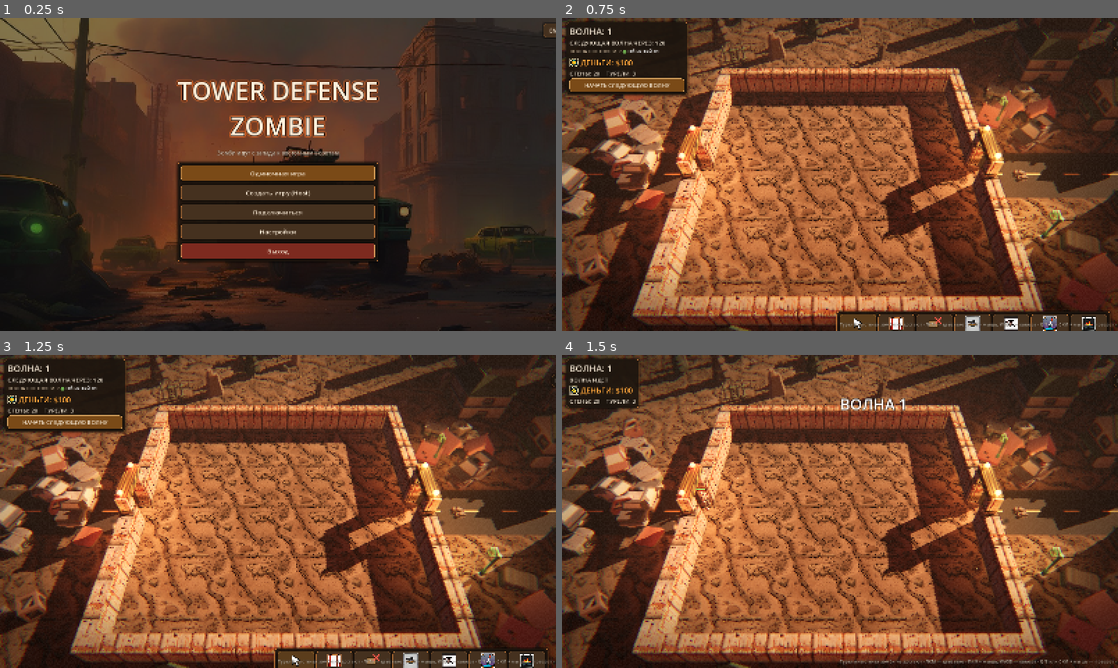
Above: before the commit, frames 1-4 (two rows, left to right).
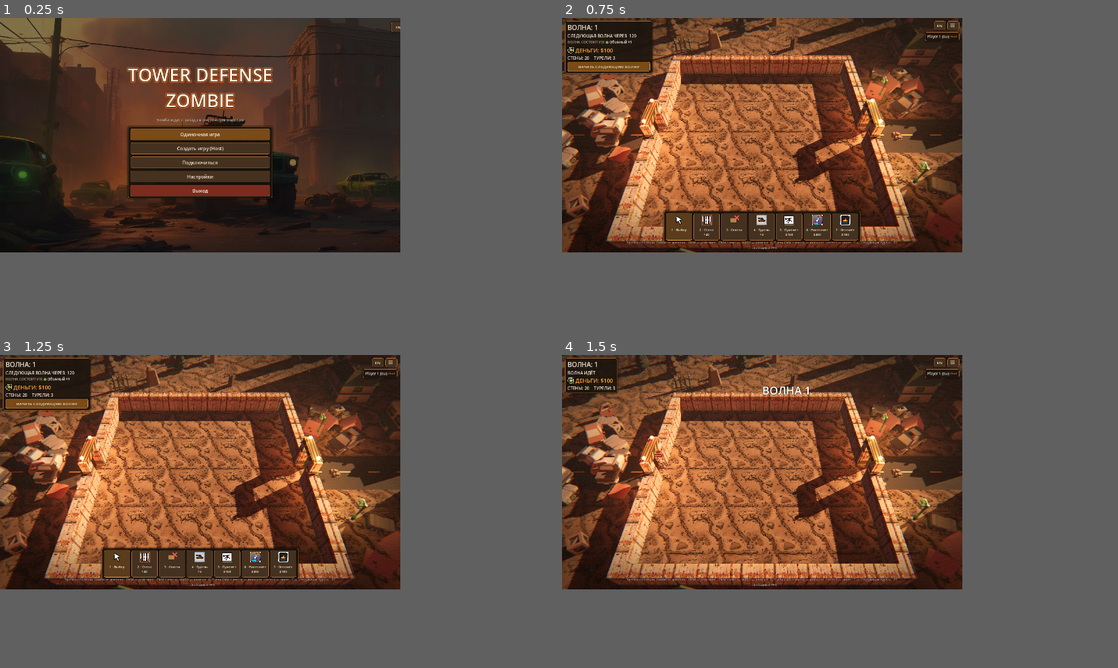
Above: after the commit, the same moments.

Repository: mapogep/tdz-godot
Game: Godot game, scene res://scenes/Main.tscn
Same seed, same stepped clock (60 frames per second), same inputs: the game is played once before the commit and once after it.
Inputs:
- Up to frame 1 (0.25 s): no input
- Up to frame 2 (0.75 s): click "Одиночная игра" at 0.5 s
- Up to frame 3 (1.25 s): no input
- Up to frame 4 (1.5 s): click "НАЧАТЬ СЛЕДУЮЩУЮ ВОЛНУ" at 1.25 s
The window is 800x450 before the commit and 576x337 after it. Grey fills any space a smaller window leaves; there, only what the larger window draws over its background counts as a difference.

The runs differ from the first frame. In frame 1, 74% of the frame differs, in the area x 0-100%, y 0-100%; in frame 2, 72%; in frame 3, 72%; in frame 4, 73%.

Commit message:
F11 fullscreen, HUD panels always on screen (grow directions, fit-to-window), min window size

Diff:
--- a/src/Main.gd
+++ b/src/Main.gd
@@ -29,6 +29,7 @@
 
 
 func _ready() -> void:
+	get_window().min_size = Vector2i(960, 560)     # меньше интерфейс не помещается
 	_args = _parse_args()
 	NetHub.command_received.connect(_on_command)
 	NetHub.snapshot_received.connect(_on_remote_snapshot)
@@ -402,6 +403,9 @@
 			_scenario_steps = [[3, func() -> void: sim.money = 6000; sim.wave = 8],
 				[10, func() -> void: input_ctl.go_free()],
 				[30, func() -> void: sim.fps.hurt(sim.fps.get_player(1), 500.0)]]
+		"panel":
+			_scenario_steps = [[3, func() -> void: sim.money = 6000; sim.wave = 8; sim.turret_stock = 8],
+				[5, build], [15, func() -> void: input_ctl.select_turret(sim.turrets.turrets.keys()[0])]]
 		"fps_mg", "fps_flame", "fps_rocket", "fps_gun":
 			var w := name.substr(4)
 			_scenario_steps = [[3, func() -> void: sim.money = 6000; sim.wave = 8; sim.turret_stock = 8],
--- a/src/autoload/Settings.gd
+++ b/src/autoload/Settings.gd
@@ -68,3 +68,10 @@
 ## Индекс качества 0..3.
 func q_index() -> int:
 	return QUALITIES.find(quality)
+
+
+## F11 — полноэкранный режим в любой момент (меню, игра, паузa).
+func _unhandled_key_input(event: InputEvent) -> void:
+	if event is InputEventKey and event.pressed and not event.echo and (event as InputEventKey).keycode == KEY_F11:
+		set_fullscreen(not fullscreen)
+		get_viewport().set_input_as_handled()
--- a/src/ui/Hud.gd
+++ b/src/ui/Hud.gd
@@ -192,6 +192,7 @@
 	_right_box.add_theme_constant_override("separation", 8)
 	root.add_child(_right_box)
 	_right_box.set_anchors_and_offsets_preset(Control.PRESET_TOP_RIGHT, Control.PRESET_MODE_MINSIZE, 12)
+	_right_box.grow_horizontal = Control.GROW_DIRECTION_BEGIN
 	var top := HBoxContainer.new()
 	top.add_theme_constant_override("separation", 6)
 	top.alignment = BoxContainer.ALIGNMENT_END
@@ -226,6 +227,8 @@
 	_tools_panel = PanelContainer.new()
 	root.add_child(_tools_panel)
 	_tools_panel.set_anchors_and_offsets_preset(Control.PRESET_CENTER_BOTTOM, Control.PRESET_MODE_MINSIZE, 40)
+	_tools_panel.grow_horizontal = Control.GROW_DIRECTION_BOTH
+	_tools_panel.grow_vertical = Control.GROW_DIRECTION_BEGIN
 	_tools_row = HBoxContainer.new()
 	_tools_row.add_theme_constant_override("separation", 6)
 	_tools_panel.add_child(_tools_row)
@@ -236,7 +239,13 @@
 	root.add_child(_tp)
 	_tp.custom_minimum_size = Vector2(280, 0)
 	_tp.set_anchors_and_offsets_preset(Control.PRESET_BOTTOM_RIGHT, Control.PRESET_MODE_MINSIZE, 14)
-	_tp.position.y -= 46
+	# правый нижний угол: панель растёт влево и вверх, поэтому всегда остаётся на экране
+	_tp.grow_horizontal = Control.GROW_DIRECTION_BEGIN
+	_tp.grow_vertical = Control.GROW_DIRECTION_BEGIN
+	_tp.offset_right = -14.0
+	_tp.offset_bottom = -60.0
+	_tp.offset_left = -294.0
+	_tp.offset_top = -60.0
 	var v := VBoxContainer.new()
 	v.add_theme_constant_override("separation", 2)
 	_tp.add_child(v)
@@ -283,6 +292,9 @@
 	_hint.horizontal_alignment = HORIZONTAL_ALIGNMENT_CENTER
 	root.add_child(_hint)
 	_hint.set_anchors_and_offsets_preset(Control.PRESET_CENTER_BOTTOM, Control.PRESET_MODE_MINSIZE, 10)
+	_hint.grow_horizontal = Control.GROW_DIRECTION_BOTH
+	_hint.grow_vertical = Control.GROW_DIRECTION_BEGIN
+	_hint.autowrap_mode = TextServer.AUTOWRAP_WORD_SMART
 	_conn = _label("", 12, Color(UiTheme.TEXT, 0.6))
 	root.add_child(_conn)
 	_conn.set_anchors_and_offsets_preset(Control.PRESET_BOTTOM_LEFT, Control.PRESET_MODE_MINSIZE, 10)
@@ -473,6 +485,7 @@
 
 
 func _process(delta: float) -> void:
+	_fit_panels()
 	if _vignette != null:
 		_vig_t = maxf(0.0, _vig_t - delta * 1.2)
 		var low := 0.0
@@ -480,6 +493,23 @@
 			var f := st.my_fps()
 			low = clampf(1.0 - float(f["hp"]) / float(f["max_hp"]) - 0.6, 0.0, 0.4)   # у самого края здоровья экран краснеет постоянно
 		_vignette.modulate.a = clampf(_vig_t + low, 0.0, 1.0)
+
+
+## Панели, не помещающиеся в окно, уменьшаются (от угла привязки), чтобы всё было видно при любом размере окна.
+func _fit_panels() -> void:
+	var vp := root.get_viewport_rect().size
+	_hint.custom_minimum_size.x = minf(vp.x - 40.0, 1100.0)
+	if _tp != null and _tp.visible:
+		var sz := _tp.get_combined_minimum_size()
+		var k := minf(1.0, minf((vp.y - 120.0) / maxf(sz.y, 1.0), (vp.x - 30.0) / maxf(sz.x, 1.0)))
+		k = clampf(k, 0.45, 1.0)
+		_tp.pivot_offset = Vector2(_tp.size.x, _tp.size.y)
+		_tp.scale = Vector2(k, k)
+	if _tools_panel != null and _tools_panel.visible:
+		var sz2 := _tools_panel.get_combined_minimum_size()
+		var k2 := clampf((vp.x - 20.0) / maxf(sz2.x, 1.0), 0.5, 1.0)
+		_tools_panel.pivot_offset = Vector2(_tools_panel.size.x * 0.5, _tools_panel.size.y)
+		_tools_panel.scale = Vector2(k2, k2)
 
 
 func _refresh_free(s: Dictionary) -> void:
Not shown, changed: README_GODOT.md
